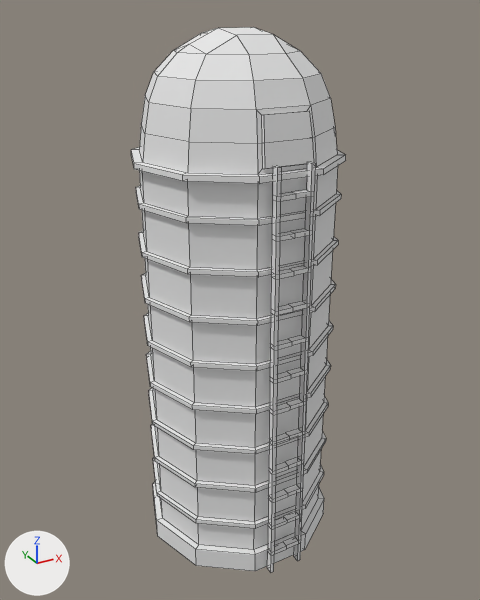
The OBJ model models/Silo.obj, before and after one commit.
Both versions are drawn from a camera (50 mm lens) standing at (-5.16, -9.49, 9.29) and looking at (0.05, -0.03, 4.56). The lights are fixed; the arrows at lower left show +X, +Y and +Z. Mesh edges are drawn as thin lines. Where no turn or scale is listed for an object, it has been applied to the vertices.

Names of what the first picture shows: 'Silo_Cylinder.007'.
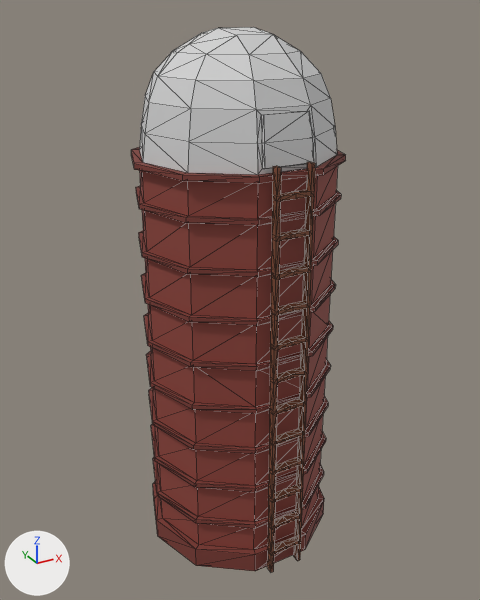
Boxes [x1, y1, x2, y2] around the edits, measured in the pictures (480 x 600 px):
'Silo_Cylinder.007', recoloured: [131, 27, 346, 572] in both

The edits, one by one:
Material 'LightRed' (mat_lightred) changes colour from white #e7e7e7 to red #8f433a; in linear values from (0.8, 0.8, 0.8) to (0.274, 0.056, 0.042).
Material 'White' (mat_white) changes colour from white #e7e7e7 to light grey #d1d1d1; in linear values from (0.8, 0.8, 0.8) to (0.64, 0.64, 0.64).
Material 'DarkRed' (mat_darkred) changes colour from white #e7e7e7 to dark red #7c3a32; in linear values from (0.8, 0.8, 0.8) to (0.202, 0.0425, 0.0321).
Material 'Brown' (mat_brown) changes colour from white #e7e7e7 to brown #824e36; in linear values from (0.8, 0.8, 0.8) to (0.225, 0.0767, 0.0374).
